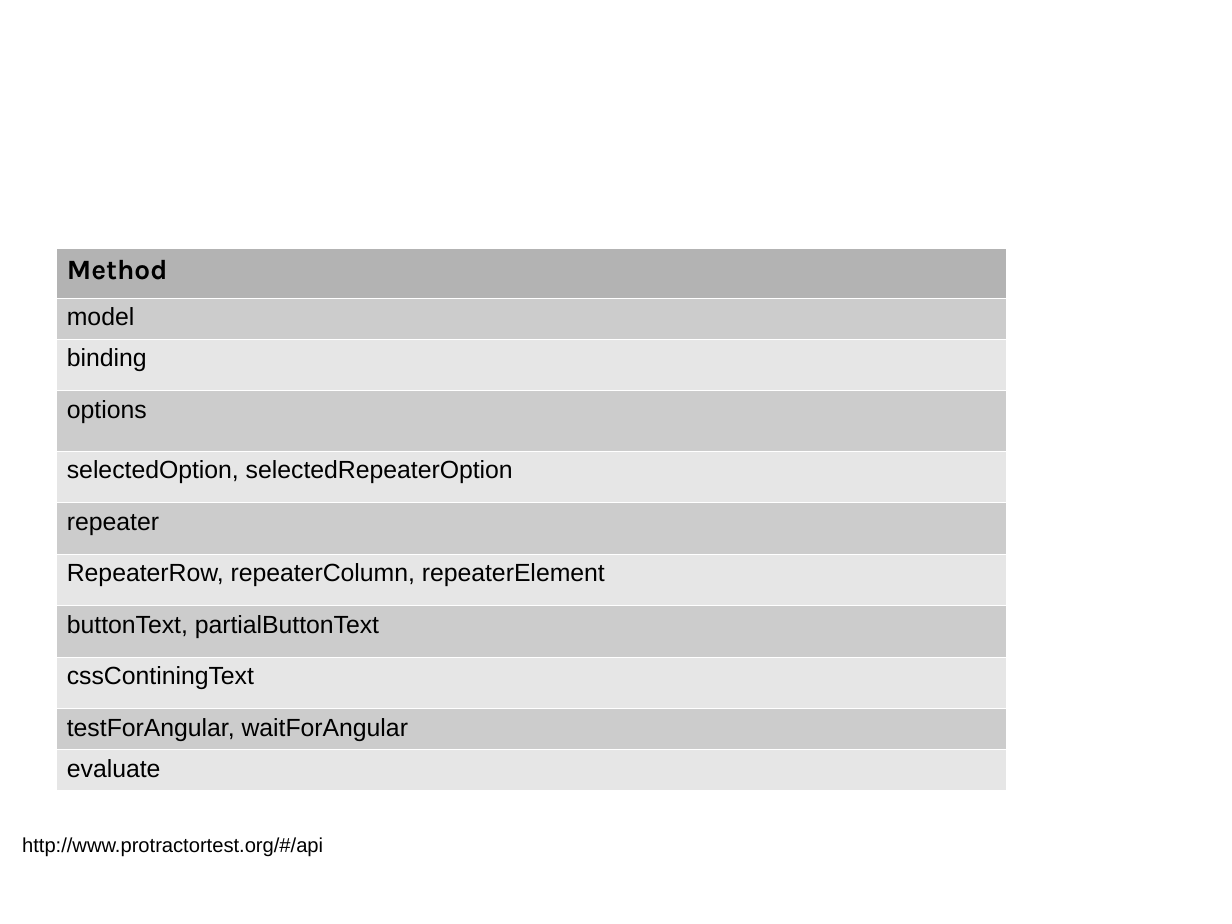
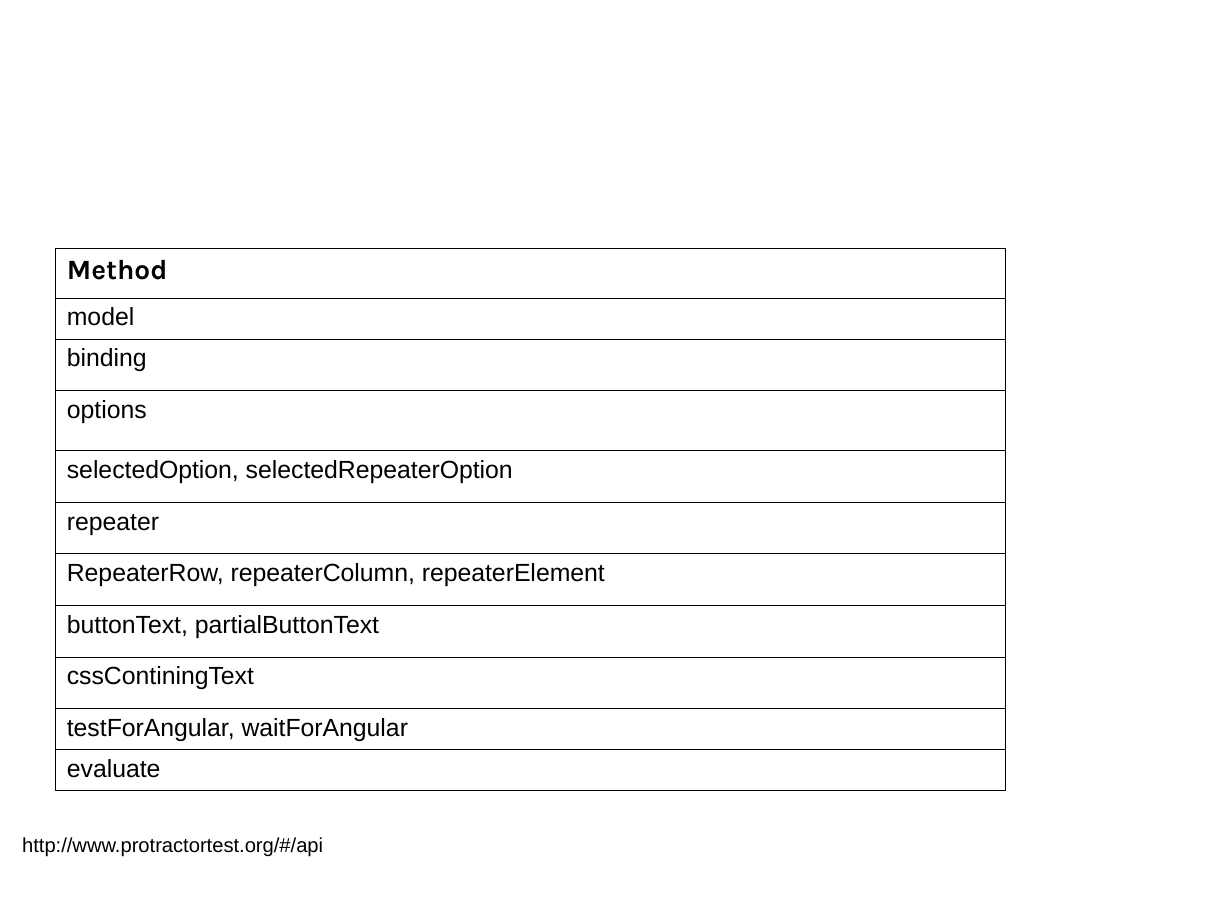
Before and after one commit to sergueik/selenium_java, a slide deck: slide 10 of protractor/jProtractor.odp. Drawn at 1232x924 pixels with LibreOffice and Linux fonts; fonts in the diff are those of the drawing; background and template pictures are left out. Boxes give left, top, right and bottom in pixels: in the first picture for what was removed or moved away, otherwise in the second. Text is boxed around its words. In the diff, an @@ line names an element or a change of style, - is before the commit and + after.

```diff
--- a/protractor/jProtractor.odp
+++ b/protractor/jProtractor.odp
@@ table at (56, 248, 1006, 788) @@
@@ fill #B3B3B3 to none in row 1, column 1 @@
@@ fill #CCCCCC to none in 5 cells @@
@@ fill #E6E6E6 to none in 5 cells @@
@@ borders changed @@
```
Also in this commit, not shown: 3 other slides changed, 1 slide added, 1 slide removed, 3 other files.
